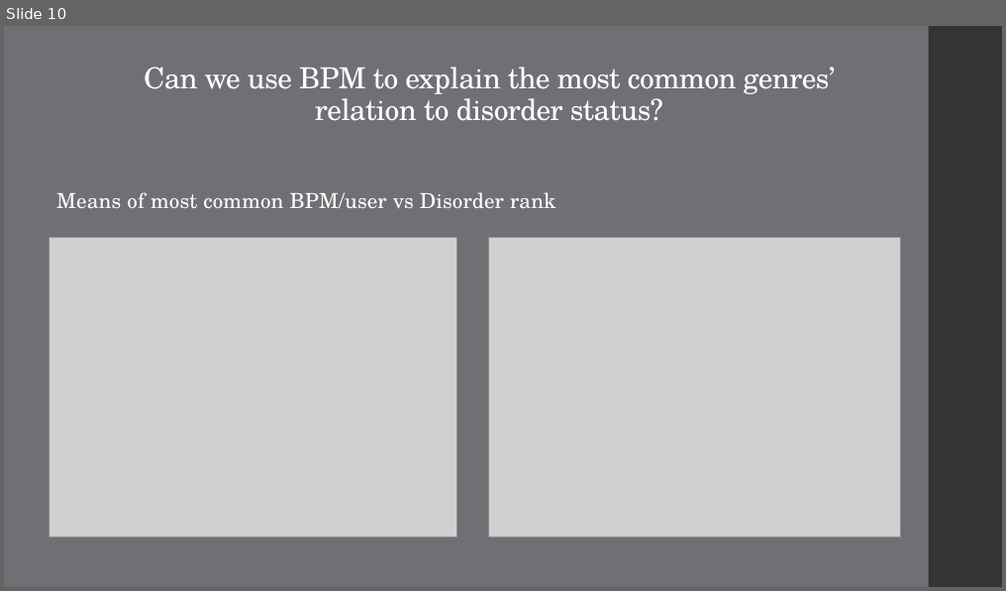
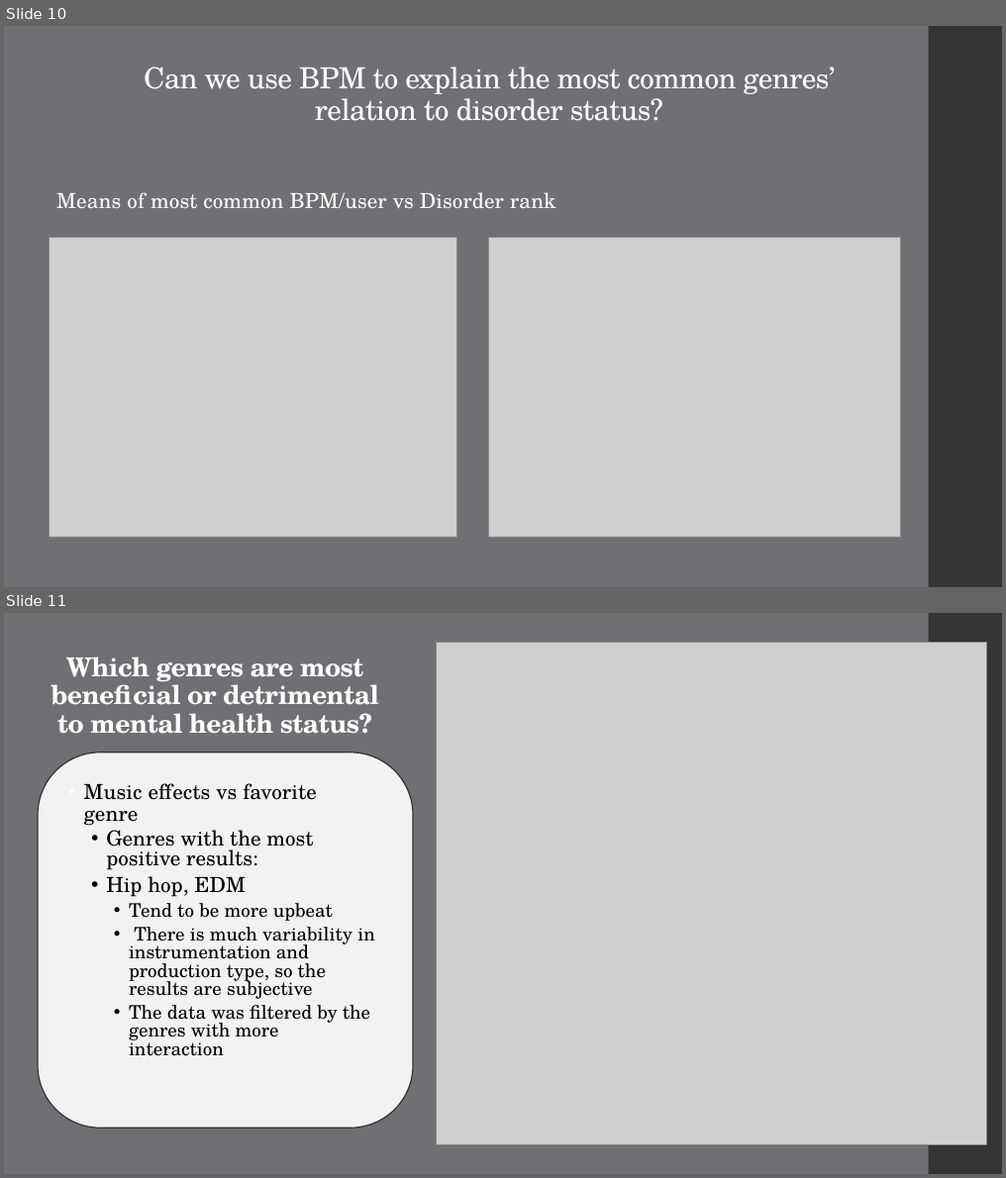
Before and after one commit to TheWizler/project1_group_10, a slide deck: Sarah's_work/Project 1 Presentation copy.pptx. Shown one above the other, each under a label of ours: slide 10 before the commit, slides 10 and 11 after it. The pictures are 1006x591 and 1006x1178 pixels, drawn with LibreOffice and Linux fonts; fonts in the diff are those of the drawing; grey boxes stand for pictures. Boxes give left, top, right and bottom in pixels: in the first picture for what was removed or moved away, otherwise in the second. Text is boxed around its words. In the diff, an @@ line names an element or a change of style, - is before the commit and + after.

Commit message:
ppt update

```diff
--- a/Sarah's_work/Project 1 Presentation copy.pptx
+++ b/Sarah's_work/Project 1 Presentation copy.pptx
@@ slide 11 added at bbox=[4, 613, 1002, 1174], background #6F6F74; not listed: 1 template element that a slide beside it also shows @@
@@ picture added at bbox=[437, 642, 987, 1146] @@
@@ title added at bbox=[51, 657, 379, 734], 25.2 pt, text #FFFFFF, bold @@
+Which genres are most beneficial or detrimental to mental health status?
@@ rounded rectangle added at bbox=[38, 753, 413, 1128], fill #F2F2F2, outline #313133 1.1 pt @@
@@ text added at bbox=[84, 783, 375, 1057], 18 pt, text #000000 @@
+• Music effects vs favorite genre
+  • Genres with the most positive results:
+  • Hip hop, EDM
+    • Tend to be more upbeat
+    • There is much variability in instrumentation and production type, so the results are subjective
+    • The data was filtered by the genres with more interaction
```
Also in this commit, not shown: 1 other slide added, 1 slide removed.
